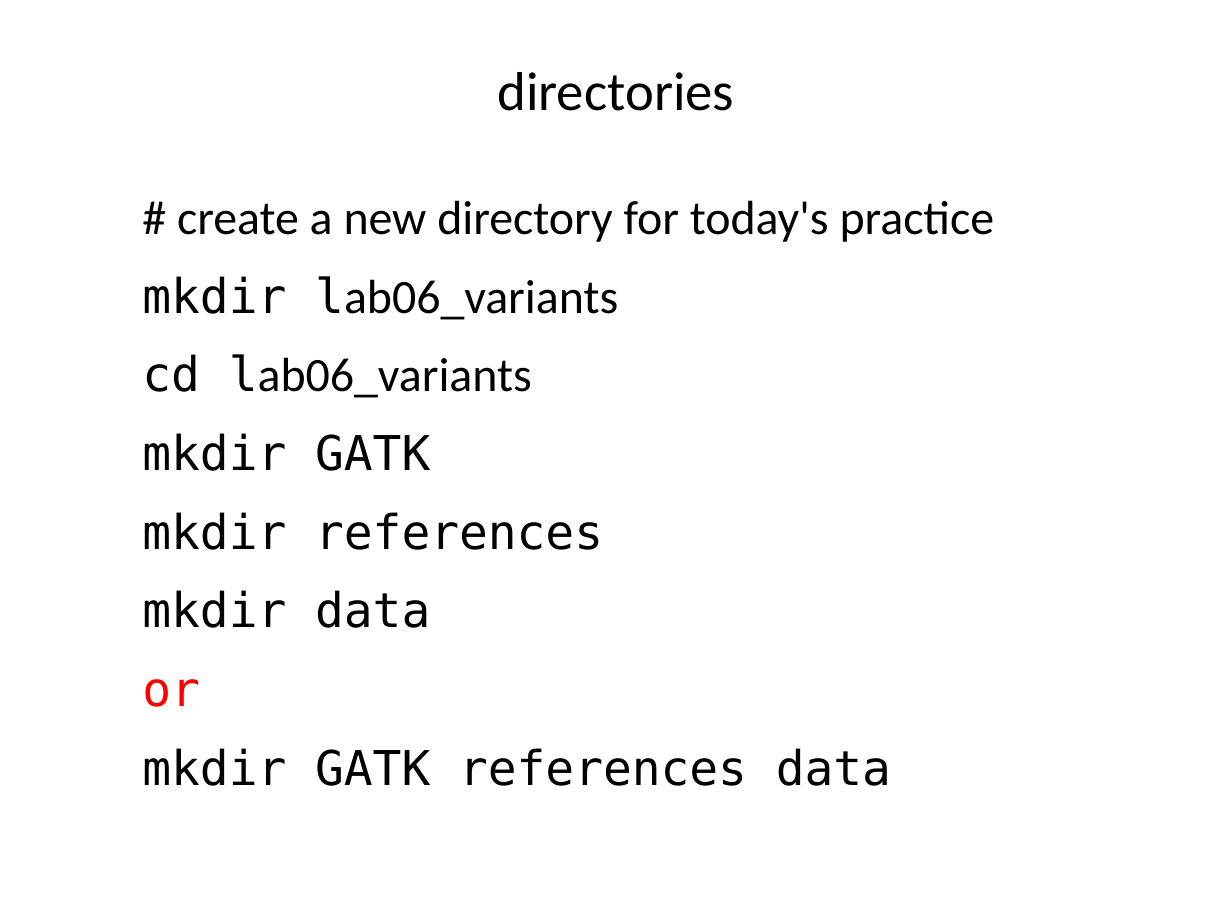
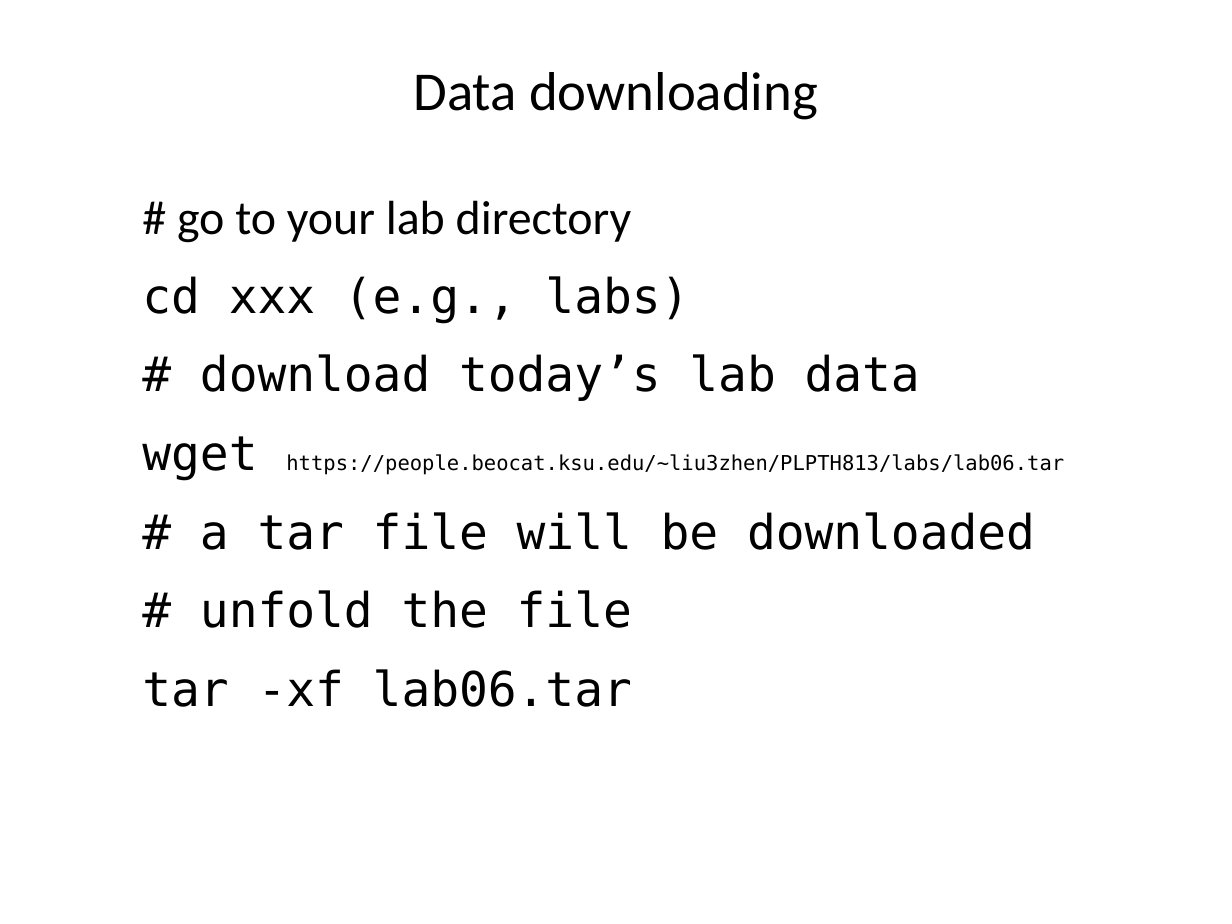
Before and after one commit to liu3zhenlab/teaching, a slide deck: slide 4 of PLPTH813Bioinformatis/2023/labs/lab06_variants.pptx. Drawn at 1232x924 pixels with LibreOffice and Linux fonts; fonts in the diff are those of the drawing. Boxes give left, top, right and bottom in pixels: in the first picture for what was removed or moved away, otherwise in the second. Text is boxed around its words. In the diff, an @@ line names an element or a change of style, - is before the commit and + after.

```diff
--- a/PLPTH813Bioinformatis/2023/labs/lab06_variants.pptx
+++ b/PLPTH813Bioinformatis/2023/labs/lab06_variants.pptx
@@ title at bbox=[413, 72, 818, 120]: text changed @@
-directories
+Data downloading
@@ text at bbox=[142, 200, 1064, 707]: text changed @@
-# create a new directory for today's practice
-mkdir lab06_variants
-cd lab06_variants
-mkdir GATK
-mkdir references
-mkdir data
-or
-mkdir GATK references data
+# go to your lab directory
+cd xxx (e.g., labs)
+# download today’s lab data
+wget https://people.beocat.ksu.edu/~liu3zhen/PLPTH813/labs/lab06.tar
+# a tar file will be downloaded
+# unfold the file
+tar -xf lab06.tar
```
Also in this commit, not shown: 7 other slides changed, 1 slide removed, 4 other files.
